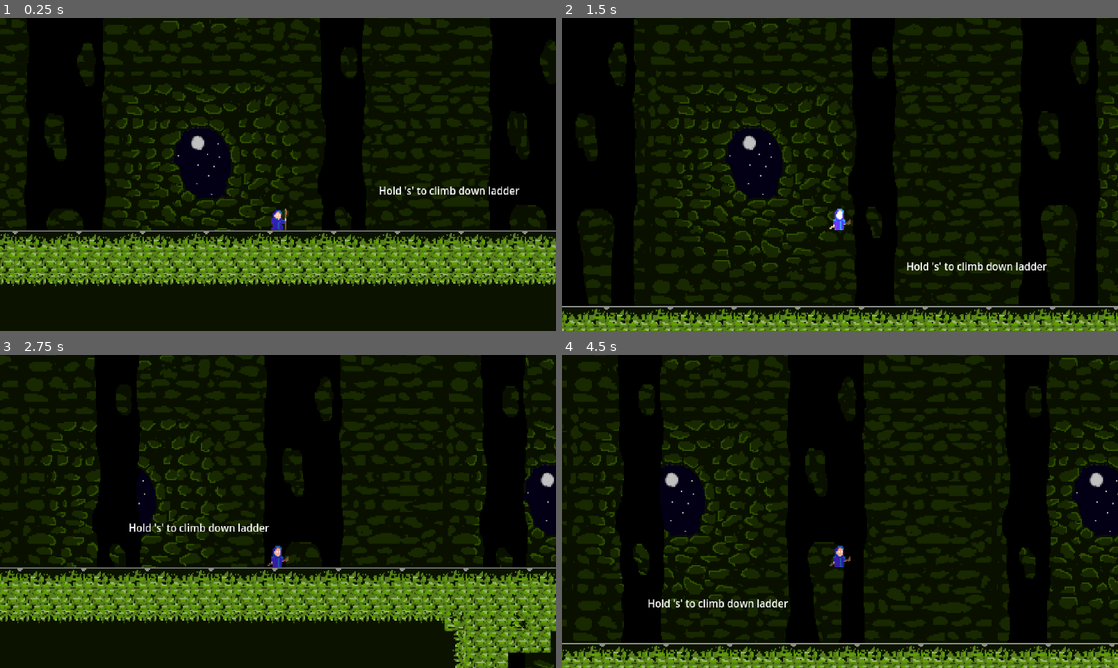
Above: before the commit, frames 1-4 (two rows, left to right).
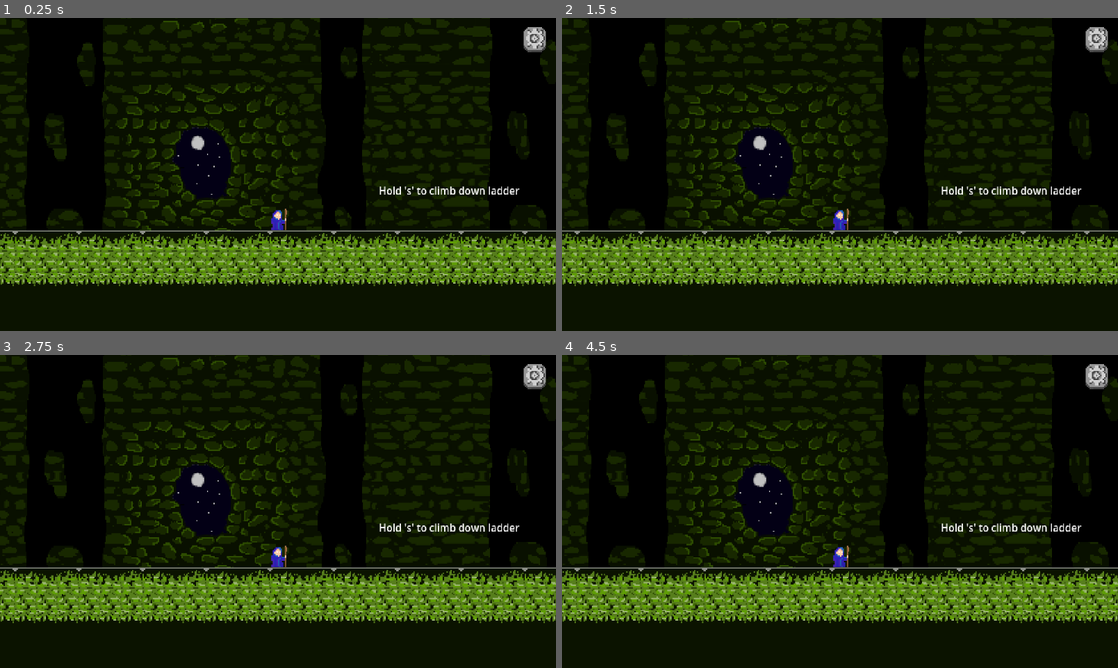
Above: after the commit, the same moments.

Repository: Hogzzz/PSGameJam
Game: Godot game, scene res://Slungeon Scenes/tutorial.tscn
The game is run twice, just before and just after one commit, with the same random seed, the same clock (stepped at 60 frames per second) and the same inputs. This scene is started directly instead of the project's main scene.
Inputs (mouse positions are in pixels of both pictures, inside the frame that each line leads up to):
- Up to frame 1 (0.25 s): no input
- Up to frame 2 (1.5 s): click (1095, 39) at 0.52 s; tap Space (jump) at 1.25 s; hold D (move_right) from 1.28 s (still down)
- Up to frame 3 (2.75 s): keep holding D (move_right); tap Space (jump) at 1.52, 2, 2.27 s
- Up to frame 4 (4.5 s): tap Space (jump) at 2.75, 3.5, 3.77, 4.25 s; release D (move_right) at 2.78 s; hold A (move_left) 2.78-3.53 s; hold D (move_right) from 3.53 s (still down)

The runs differ from the first frame. In frame 1, 0.3% of the frame differs, in the area x 94-99%, y 2-11%; in frame 2, 33%; in frame 3, 27%; in frame 4, 35%, in the area x 0-100%, y 0-100%.

Commit message:
Main Menu AGAIN

Diff:
--- /dev/null
+++ b/Slungeon Scenes/pause_menu.tscn
@@ -0,0 +1,77 @@
+[gd_scene load_steps=3 format=3 uid="uid://dhtjh7smfumsm"]
+
+[ext_resource type="Texture2D" uid="uid://xjv5niaw5sxr" path="res://assets/sprites/SettingsBackground.png" id="1_jn0ei"]
+[ext_resource type="FontFile" uid="uid://chwtdfvix6oac" path="res://assets/fonts/PixelOperator8.ttf" id="2_gfvb4"]
+
+[node name="Pause Menu" type="Control"]
+layout_mode = 3
+anchors_preset = 8
+anchor_left = 0.5
+anchor_top = 0.5
+anchor_right = 0.5
+anchor_bottom = 0.5
+offset_left = -50.0
+offset_top = -90.0
+offset_right = -50.0
+offset_bottom = -90.0
+grow_horizontal = 2
+grow_vertical = 2
+size_flags_horizontal = 4
+size_flags_vertical = 0
+
+[node name="Sprite2D" type="Sprite2D" parent="."]
+position = Vector2(75.5, 90.5)
+scale = Vector2(0.95, 0.838)
+texture = ExtResource("1_jn0ei")
+
+[node name="VBoxContainer" type="VBoxContainer" parent="."]
+layout_mode = 2
+offset_left = -131.0
+offset_top = -15.0
+offset_right = 113.0
+offset_bottom = 73.0
+scale = Vector2(1.705, 1.705)
+theme_override_constants/separation = 45
+alignment = 1
+
+[node name="HSlider" type="HSlider" parent="VBoxContainer"]
+layout_mode = 2
+max_value = 1.0
+step = 0.001
+
+[node name="OptionButton" type="OptionButton" parent="VBoxContainer"]
+layout_mode = 2
+theme_override_fonts/font = ExtResource("2_gfvb4")
+theme_override_font_sizes/font_size = 16
+item_count = 2
+popup/item_0/text = "Windowed"
+popup/item_0/id = 0
+popup/item_1/text = "Fullscreen"
+popup/item_1/id = 1
+
+[node name="Button2" type="Button" parent="VBoxContainer"]
+layout_mode = 2
+theme_override_fonts/font = ExtResource("2_gfvb4")
+theme_override_font_sizes/font_size = 32
+text = "Quit Game"
+
+[node name="Label" type="Label" parent="."]
+layout_mode = 0
+offset_left = -73.0
+offset_top = -71.0
+offset_right = 228.0
+offset_bottom = -23.0
+theme_override_fonts/font = ExtResource("2_gfvb4")
+theme_override_font_sizes/font_size = 32
+text = "Volume"
+horizontal_alignment = 1
+
+[node name="Label" type="Label" parent="Label"]
+offset_left = -46.0
+offset_top = 114.0
+offset_right = 354.0
+offset_bottom = 162.0
+theme_override_fonts/font = ExtResource("2_gfvb4")
+theme_override_font_sizes/font_size = 32
+text = "Window Settings"
+horizontal_alignment = 1
--- a/Slungeon Scenes/tutorial.tscn
+++ b/Slungeon Scenes/tutorial.tscn
@@ -1,8 +1,10 @@
-[gd_scene load_steps=15 format=3 uid="uid://dkdhgfln7tqkf"]
-
+[gd_scene load_steps=17 format=3 uid="uid://dkdhgfln7tqkf"]
+
+[ext_resource type="Script" path="res://scripts/tutorial.gd" id="1_456m3"]
 [ext_resource type="Texture2D" uid="uid://dbj5dcig3i6gh" path="res://assets/sprites/FloorTiles.png" id="1_jks4h"]
 [ext_resource type="PackedScene" uid="uid://cddsvl5pnv2ex" path="res://Slungeon Scenes/player.tscn" id="2_xqo73"]
 [ext_resource type="AudioStream" uid="uid://bcgnjswiu8usd" path="res://assets/sounds/footstep.wav" id="3_a3s8p"]
+[ext_resource type="Texture2D" uid="uid://bmu8yo2m67kk0" path="res://assets/sprites/SettingsButton.png" id="3_nd8yf"]
 [ext_resource type="PackedScene" uid="uid://cfc5o8tfatej8" path="res://Slungeon Scenes/killzone.tscn" id="4_i0g7m"]
 [ext_resource type="Texture2D" uid="uid://dsq754f46kprw" path="res://assets/sprites/BackgroundMoon.png" id="5_yx0g4"]
 [ext_resource type="Texture2D" uid="uid://cd2rxfm2j3os" path="res://assets/sprites/BackgroundPillars.png" id="6_wxd4q"]
@@ -91,6 +93,7 @@
 [sub_resource type="LabelSettings" id="LabelSettings_3mf7m"]
 
 [node name="Node2D" type="Node2D"]
+script = ExtResource("1_456m3")
 
 [node name="TileMap" type="TileMap" parent="."]
 tile_set = SubResource("TileSet_xkpuf")
@@ -106,6 +109,15 @@
 [node name="Camera2D" type="Camera2D" parent="Player"]
 position = Vector2(0, -42)
 zoom = Vector2(2.75, 2.75)
+
+[node name="Button" type="Button" parent="Player/Camera2D"]
+offset_left = 174.0
+offset_top = -115.0
+offset_right = 208.0
+offset_bottom = -88.0
+focus_mode = 0
+icon = ExtResource("3_nd8yf")
+flat = true
 
 [node name="Footsteps" type="AudioStreamPlayer2D" parent="Player"]
 stream = ExtResource("3_a3s8p")
@@ -222,3 +234,5 @@
 position = Vector2(445, 261)
 scale = Vector2(0.877431, 1.45)
 texture = ExtResource("6_wxd4q")
+
+[connection signal="pressed" from="Player/Camera2D/Button" to="." method="_on_button_pressed"]
--- /dev/null
+++ b/scripts/tutorial.gd
@@ -0,0 +1,12 @@
+extends Node2D
+
+var paused = false
+
+func _on_button_pressed():
+	if paused:
+		#pause_menu.hide()
+		Engine.time_scale = 1
+	else:
+		#pause_menu.hide()
+		Engine.time_scale = 0
+	paused = !paused
